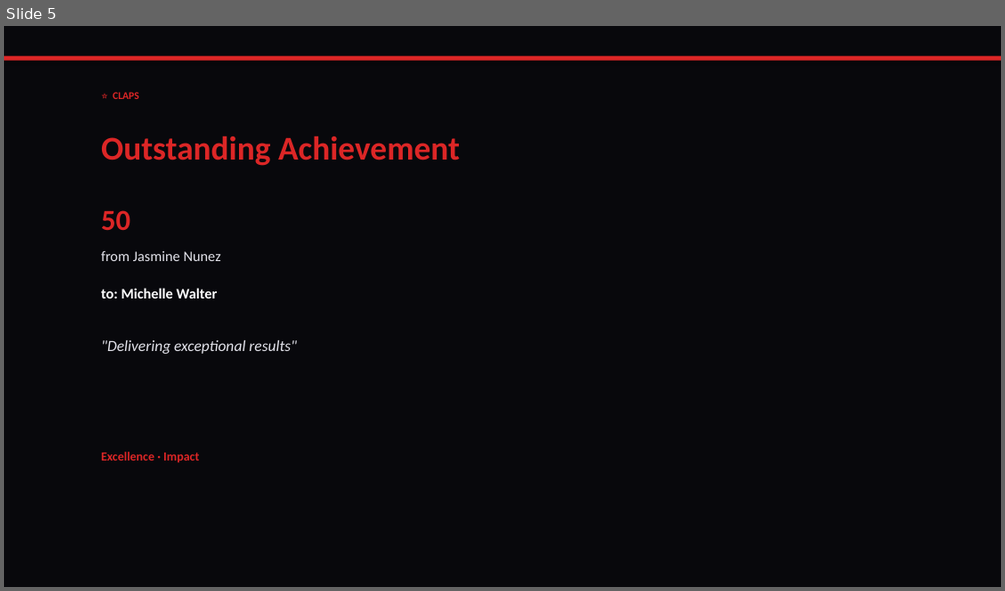
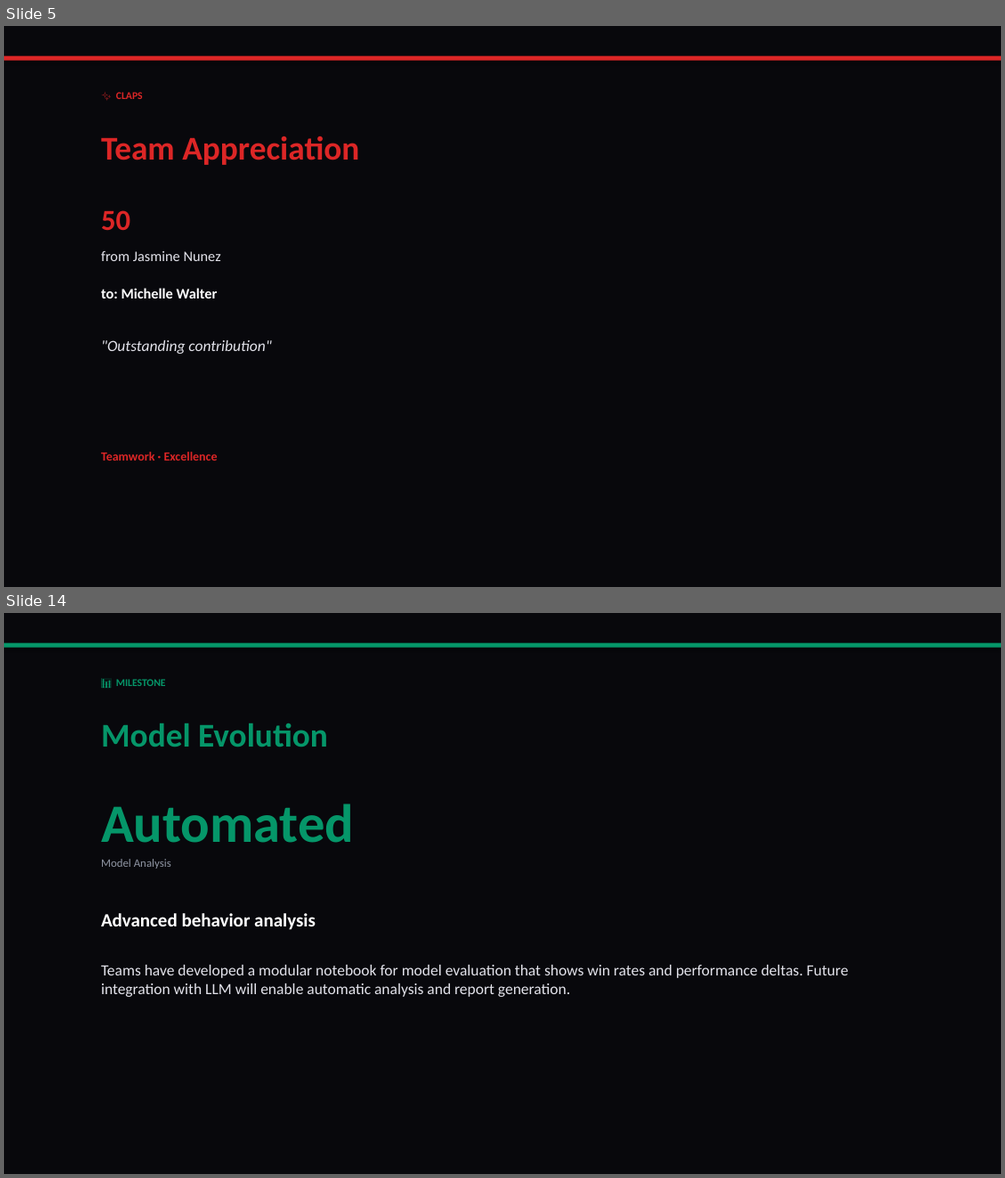
Before and after one commit to liliyagarifullina-maker/appodeal-pulse, a slide deck: data/archive/pulse_2026-03-15.pptx. Shown one above the other, each under a label of ours: slide 5 before the commit, slides 5 and 14 after it; the slides between them are not shown. The pictures are 1005x591 and 1005x1178 pixels, drawn with LibreOffice and Linux fonts; fonts in the diff are those of the drawing. Boxes give left, top, right and bottom in pixels: in the first picture for what was removed or moved away, otherwise in the second. Text is boxed around its words. In the diff, an @@ line names an element or a change of style, - is before the commit and + after.

```diff
--- a/data/archive/pulse_2026-03-15.pptx
+++ b/data/archive/pulse_2026-03-15.pptx
@@ slide 14 added at (4, 613, 1001, 1174), background #08080C @@
@@ rectangle added at (4, 643, 1001, 648), fill #059669 @@
@@ text added at (116, 679, 166, 686), 10 pt, text #059669, bold @@
+📊 MILESTONE
@@ text added at (101, 723, 328, 747), 32 pt, text #059669, bold @@
+Model Evolution
@@ text added at (101, 803, 354, 843), 52 pt, text #059669, bold @@
+Automated
@@ text added at (101, 859, 171, 868), 11 pt, text #8F95A3 @@
+Model Analysis
@@ text added at (101, 913, 316, 930), 18 pt, text #FFFFFF, bold @@
+Advanced behavior analysis
@@ text added at (101, 965, 849, 997), 15 pt, text #E2E2EA @@
+Teams have developed a modular notebook for model evaluation that shows win rates and performance deltas. Future integration with LLM will enable automatic analysis and report generation.
@@ slide 5 changed as well @@
@@ text at (116, 92, 143, 99): text changed @@
-⭐ CLAPS
+✨ CLAPS
@@ text at (101, 136, 359, 165): text changed @@
-Outstanding Achievement
+Team Appreciation
@@ text at (101, 340, 271, 354): text changed @@
-"Delivering exceptional results"
+"Outstanding contribution"
@@ text at (101, 451, 218, 460): text changed @@
-Excellence · Impact
+Teamwork · Excellence
```
Also in this commit, not shown: 9 other slides changed, 13 other slides added, 5 slides removed, 2 other files.
